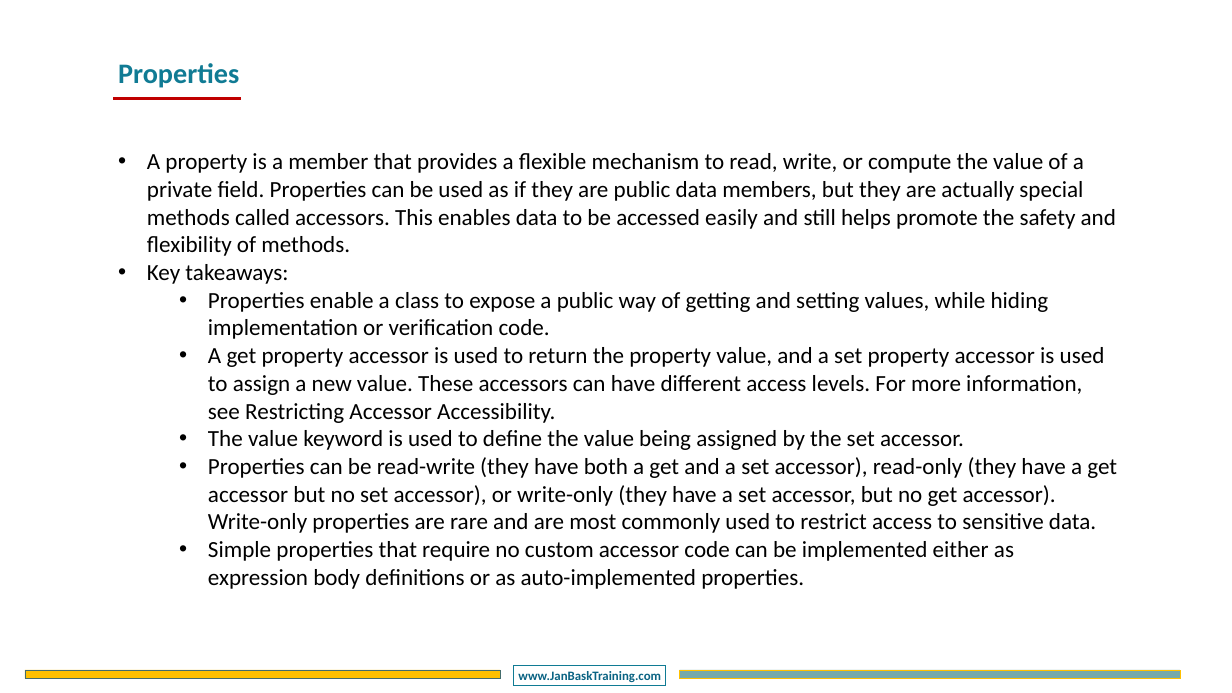
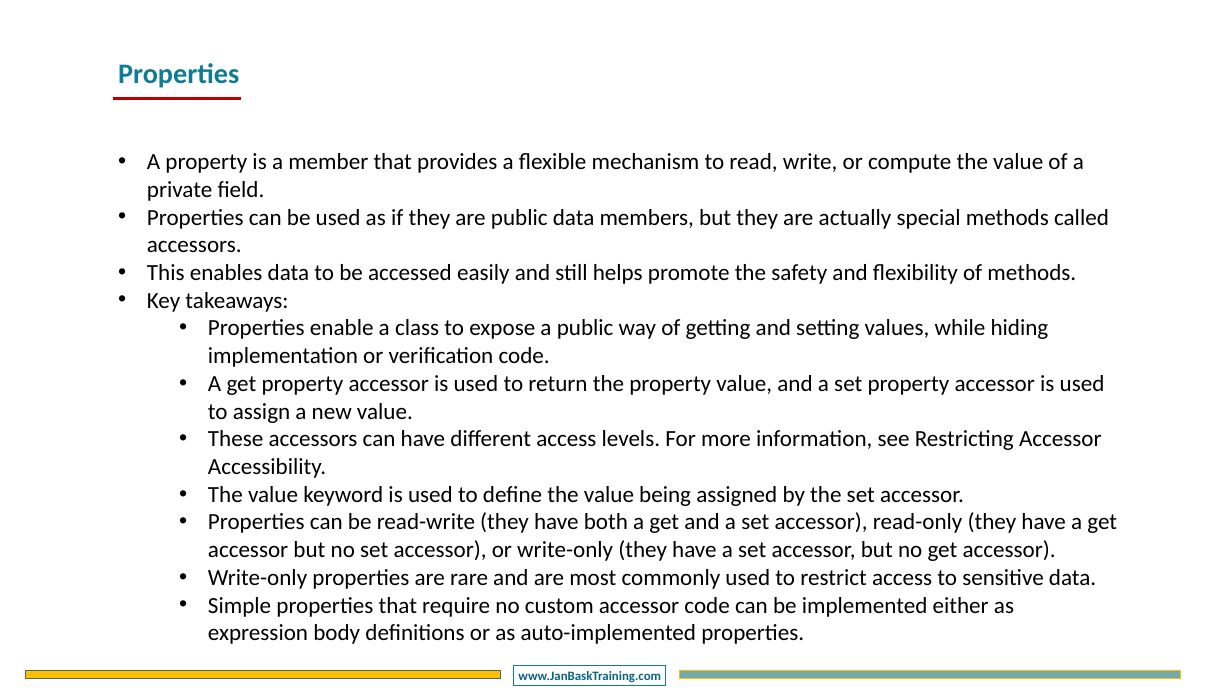
Before and after one commit to DotNetTraining/DotNetEssentials, a slide deck: slide 3 of slides/OOPC/OOPC - Chapter3.pptx. Drawn at 1232x693 pixels with LibreOffice and Linux fonts; fonts in the diff are those of the drawing; background and template pictures are left out. Boxes give left, top, right and bottom in pixels: in the first picture for what was removed or moved away, otherwise in the second. Text is boxed around its words. In the diff, an @@ line names an element or a change of style, - is before the commit and + after.

```diff
--- a/slides/OOPC/OOPC - Chapter3.pptx
+++ b/slides/OOPC/OOPC - Chapter3.pptx
@@ text at (147,153,1109,284): text changed @@
-• A property is a member that provides a flexible mechanism to read, write, or compute the value of a private field. Properties can be used as if they are public data members, but they are actually special methods called accessors. This enables data to be accessed easily and still helps promote the safety and flexibility of methods.
+• A property is a member that provides a flexible mechanism to read, write, or compute the value of a private field.
+• Properties can be used as if they are public data members, but they are actually special methods called accessors.
+• This enables data to be accessed easily and still helps promote the safety and flexibility of methods.
@@ text at (208,375,1105,478): text changed @@
-  • A get property accessor is used to return the property value, and a set property accessor is used to assign a new value. These accessors can have different access levels. For more information, see Restricting Accessor Accessibility.
+  • A get property accessor is used to return the property value, and a set property accessor is used to assign a new value.
+  • These accessors can have different access levels. For more information, see Restricting Accessor Accessibility.
@@ text at (208,512,1117,589): text changed @@
-  • Properties can be read-write (they have both a get and a set accessor), read-only (they have a get accessor but no set accessor), or write-only (they have a set accessor, but no get accessor). Write-only properties are rare and are most commonly used to restrict access to sensitive data.
+  • Properties can be read-write (they have both a get and a set accessor), read-only (they have a get accessor but no set accessor), or write-only (they have a set accessor, but no get accessor).
+  • Write-only properties are rare and are most commonly used to restrict access to sensitive data.
```
Also in this commit, not shown: 4 other slides changed, 3 slides added, 7 slides removed, 7 other files.
